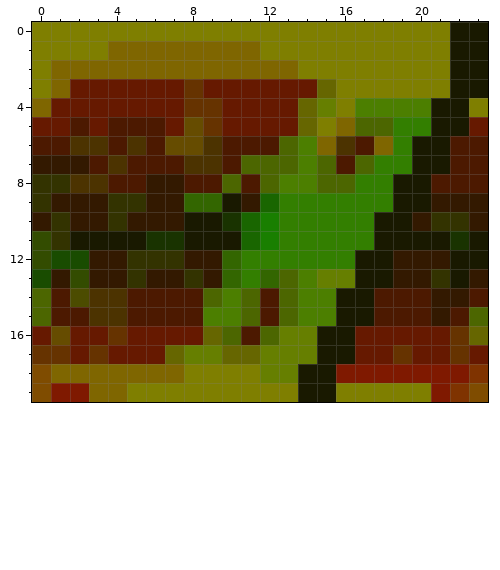
Pixel-art sprite: testInfo.png. Above is the file before it was changed.
The file is 24x20 pixels.
And afterwards:
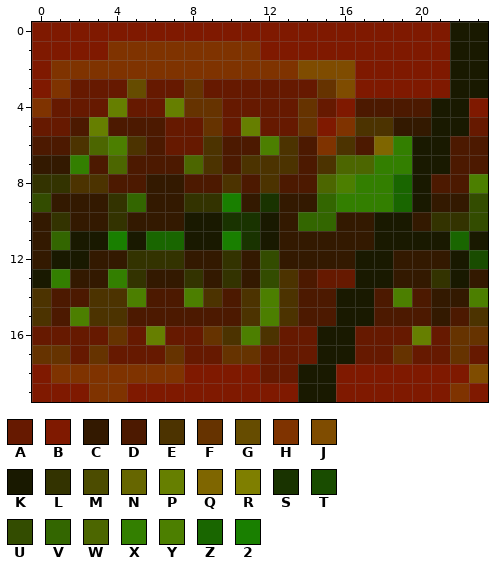
Palette (. is transparent): A #661900  B #7f1900  C #331900  D #4c1900  E #4c3300  F #663300  G #664c00  H #7f3300  J #7f4c00  K #191900  L #333300  M #4c4c00  N #666600  P #667f00  Q #7f6600  R #7f7f00  S #193300  T #194c00  U #334c00  V #336600  W #4c6600  X #337f00  Y #4c7f00  Z #196600  2 #197f00
What changed:
Changed rows in their new state; - is an unchanged pixel.
first column x 0:
 0 BBBBBBBBBBBBBBBBBBBBBB--
 1 BBBBHHHHHHHHBBBBBBBBBB--
 2 BHHHHHHHHHHHHHJJJBBBBB--
 3 BH---G---------FJBBBBB--
 4 H---P--P------FABDDDD--B
 5 ---P----A--P--FBHEECC---
 6 ---WY--AA---YEDH--------
 7 --X-W---W--EEEDEW-------
 8 ----------E-EDD-Y--Z---Y
 9 U----V--LL2-SCCV---Z---U
10 -----------SKCVVCC-----U
11 CV--2-ZZ--2SKCCCCC----Z-
12 CKK-------LCUCCCC------T
13 KXC-X-----LCUEDAA-------
14 E-D--Y--YEDEYEDD---Y---Y
15 E-Y------DDEYEDD-------E
16 -A----P--FEYEAA-----P--F
17 -------FAAFFAAA---------
18 BHHHHHHHBBBBAA---------J
19 B--HHBBBBBBBBB--BBBBB--B
Where, in picture pixels (left, top, right, bottom), the same in both pictures:
changed: (32, 22, 488, 402)
